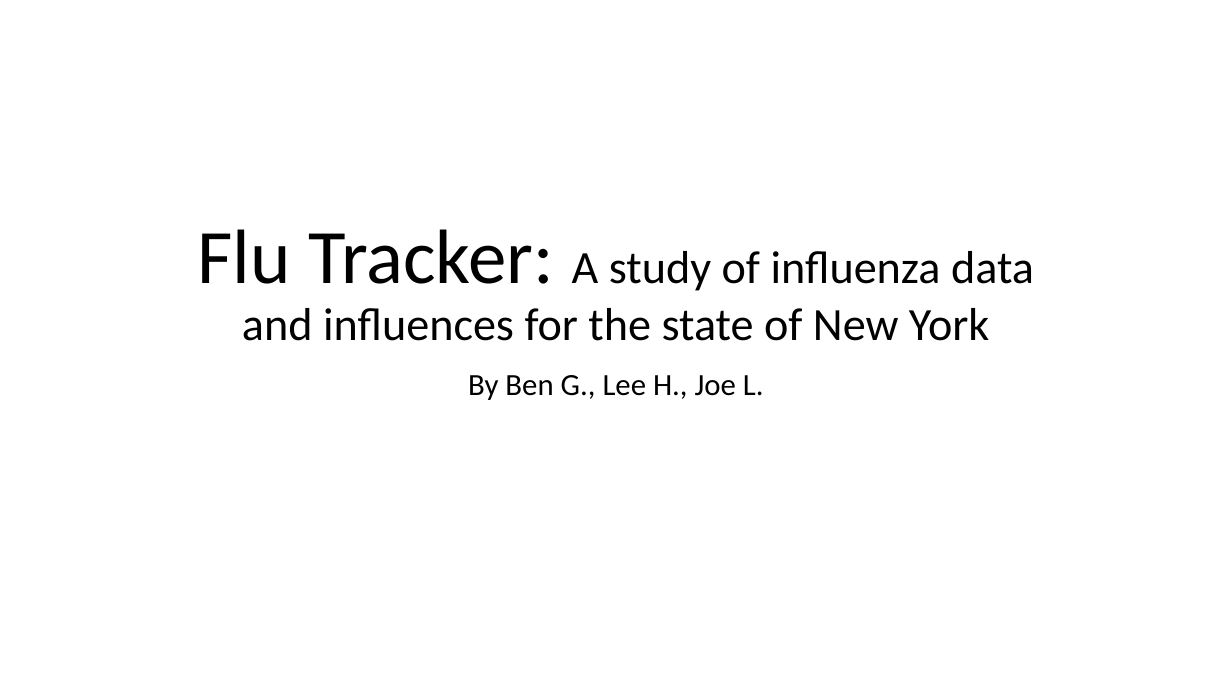
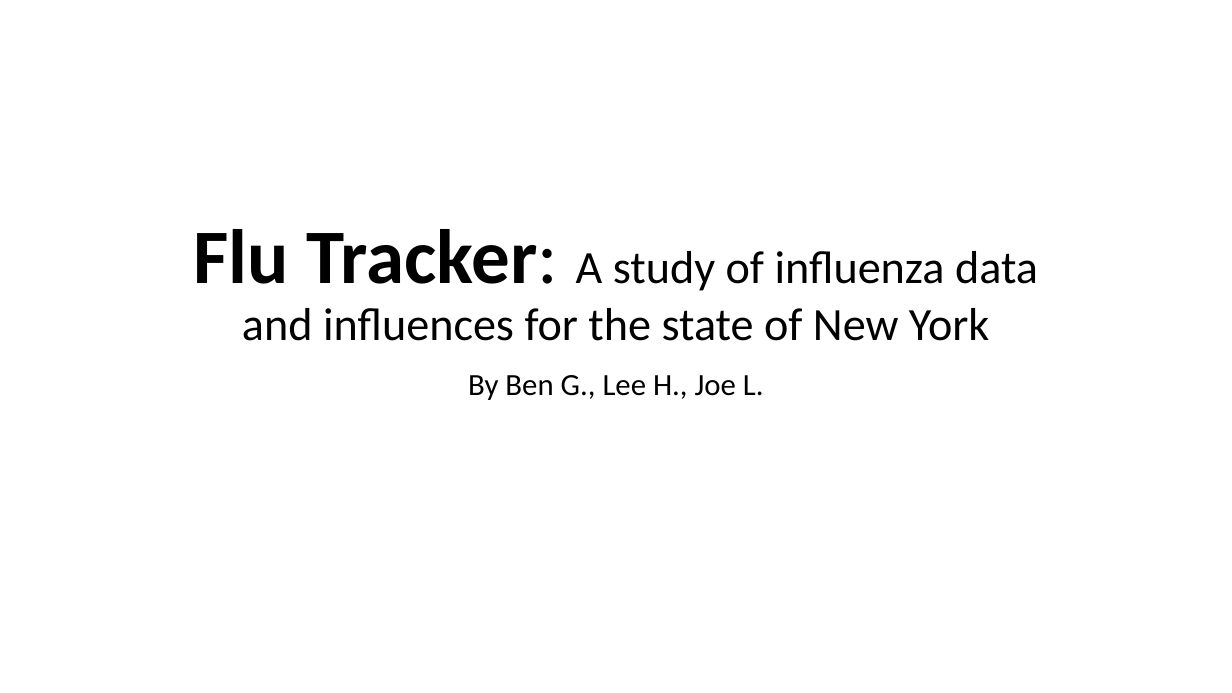
Before and after one commit to giolee88/FluTracker, a slide deck: slide 1 of Slide-Shows/Flu Tracker.pptx. Drawn at 1232x693 pixels with LibreOffice and Linux fonts; fonts in the diff are those of the drawing. Boxes give left, top, right and bottom in pixels: in the first picture for what was removed or moved away, otherwise in the second. Text is boxed around its words. In the diff, an @@ line names an element or a change of style, - is before the commit and + after.

```diff
--- a/Slide-Shows/Flu Tracker.pptx
+++ b/Slide-Shows/Flu Tracker.pptx
@@ title "Flu Tracker: A study of ..." at box(194, 229, 1038, 341): bold on in "Flu Tracker:" @@
```
Also in this commit, not shown: 10 other slides changed.
